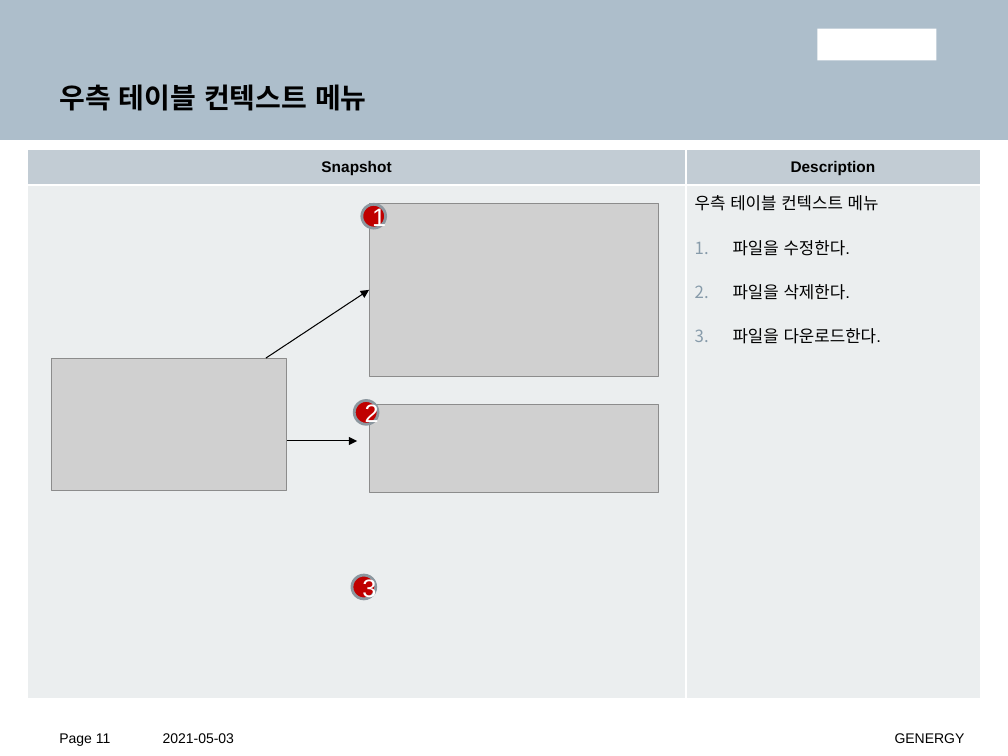
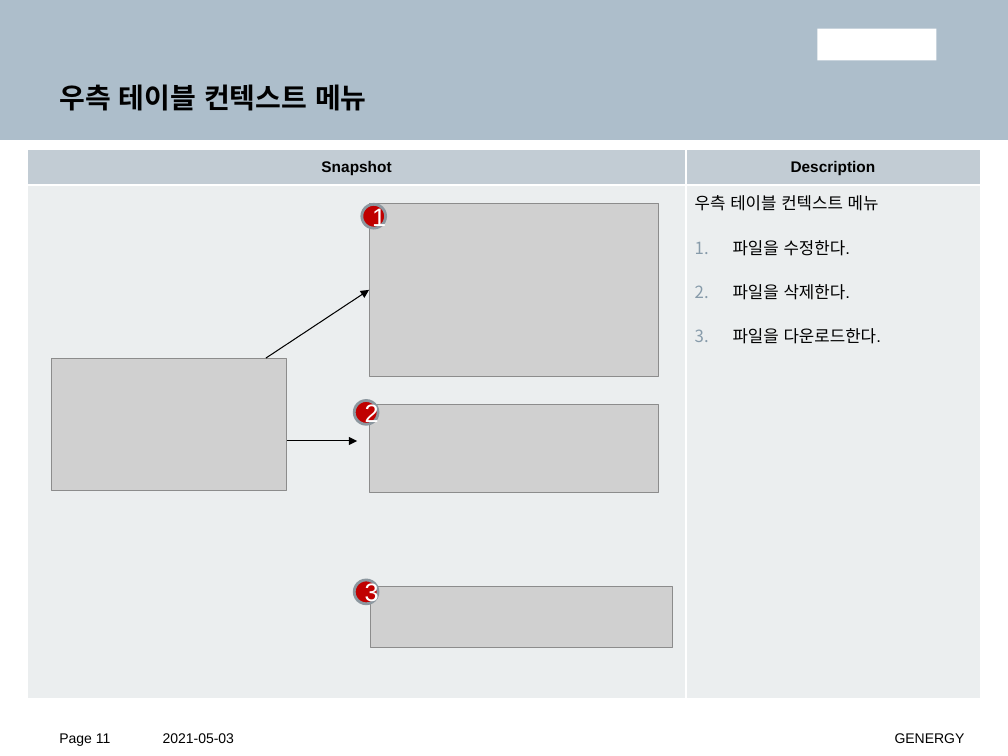
Before and after one commit to ReactFTP/ReactFTP, a slide deck: slide 11 of documents/React_FTP_화면설계서.pptx. Drawn at 1008x756 pixels with LibreOffice and Linux fonts; fonts in the diff are those of the drawing; grey boxes stand for pictures; background and template pictures are left out. Boxes give left, top, right and bottom in pixels: in the first picture for what was removed or moved away, otherwise in the second. Text is boxed around its words. In the diff, an @@ line names an element or a change of style, - is before the commit and + after.

Commit message:
화면설계서 이미지 추가

```diff
--- a/documents/React_FTP_화면설계서.pptx
+++ b/documents/React_FTP_화면설계서.pptx
@@ ellipse "3": place and size @@
-ellipse "3" at [352,576,376,600]
+ellipse "3" at [354,580,378,604]
@@ picture added at [371,587,672,647] @@
```
